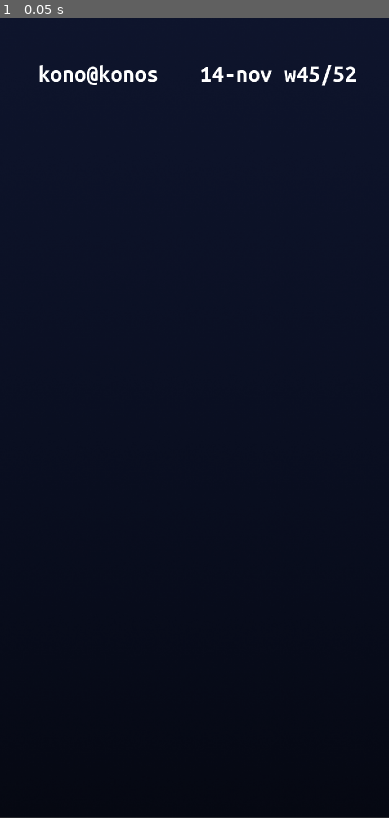
Above: before the commit, frame 1.
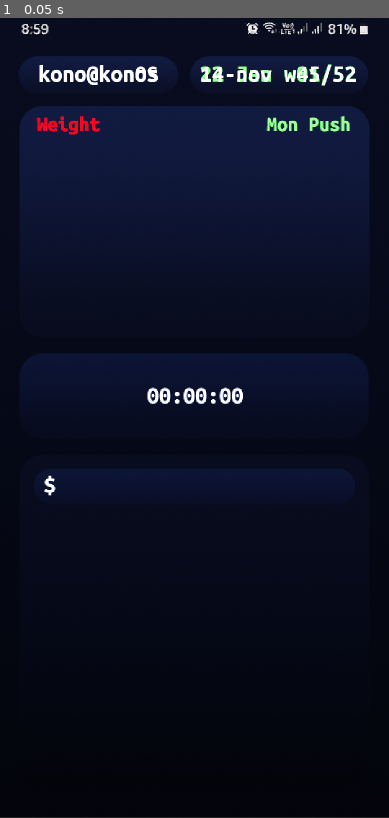
Above: after the commit, the same moment.

Repository: Kono-o/KonOS
Game: Godot game, scene res://scenes/app.tscn
The game is run twice, just before and just after one commit, with the same random seed, the same clock (stepped at 60 frames per second) and the same inputs.
Inputs:
- Up to frame 1 (0.05 s): no input

The runs differ from the first frame. In frame 1, 1.5% of the frame differs, in the area x 5-95%, y 0-60%.

Commit message:
username

Diff:
--- a/project.godot
+++ b/project.godot
@@ -26,6 +26,7 @@
 
 textures/canvas_textures/default_texture_filter=0
 renderer/rendering_method="mobile"
+textures/vram_compression/import_etc2_astc=true
 textures/default_filters/anisotropic_filtering_level=1
 anti_aliasing/screen_space_roughness_limiter/amount=1.15
 anti_aliasing/screen_space_roughness_limiter/limit=0.29
--- a/scenes/app.tscn
+++ b/scenes/app.tscn
@@ -1,8 +1,9 @@
-[gd_scene load_steps=6 format=3 uid="uid://dvhagijf6wqio"]
+[gd_scene load_steps=7 format=3 uid="uid://dvhagijf6wqio"]
 
 [ext_resource type="Texture2D" uid="uid://bmye7ai5fh582" path="res://sprites/background.png" id="1_wl3rw"]
 [ext_resource type="Texture2D" uid="uid://eucmc22vrs7w" path="res://sprites/mock.png" id="2_oenar"]
 [ext_resource type="FontFile" uid="uid://stpsp151thtd" path="res://fonts/ubuntu mono/UbuntuMono-Bold.ttf" id="3_k0n6d"]
+[ext_resource type="Script" path="res://scenes/username.gd" id="4_pfvb5"]
 [ext_resource type="Script" path="res://scenes/date.gd" id="4_t2a4h"]
 
 [sub_resource type="LabelSettings" id="LabelSettings_2sgqu"]
@@ -19,7 +20,6 @@
 texture = ExtResource("1_wl3rw")
 
 [node name="Mockup (Disable before export)" type="TextureRect" parent="Bg/Gradient Texture"]
-visible = false
 layout_mode = 0
 offset_right = 1080.0
 offset_bottom = 2220.0
@@ -34,16 +34,17 @@
 offset_top = 121.0
 offset_right = 459.0
 offset_bottom = 196.0
-text = "kono@konos"
+text = "null"
 label_settings = SubResource("LabelSettings_2sgqu")
 horizontal_alignment = 1
+script = ExtResource("4_pfvb5")
 
 [node name="DateLabel" type="Label" parent="UI"]
 offset_left = 552.0
 offset_top = 121.0
 offset_right = 994.0
 offset_bottom = 196.0
-text = "22 Jan w01/52"
+text = "00 nul w00/52"
 label_settings = SubResource("LabelSettings_2sgqu")
 horizontal_alignment = 1
 script = ExtResource("4_t2a4h")
--- /dev/null
+++ b/scenes/username.gd
@@ -0,0 +1,13 @@
+extends Label
+
+const USER_NAME = "kono@konOS"
+
+func usernameSet(name):
+	var UsernameLabel = get_node("/root/App/UI/UsernameLabel")
+	UsernameLabel.text = name
+
+func _ready():
+	usernameSet(USER_NAME)
+
+func _process(delta):
+	pass
Not shown, added: export_presets.cfg
